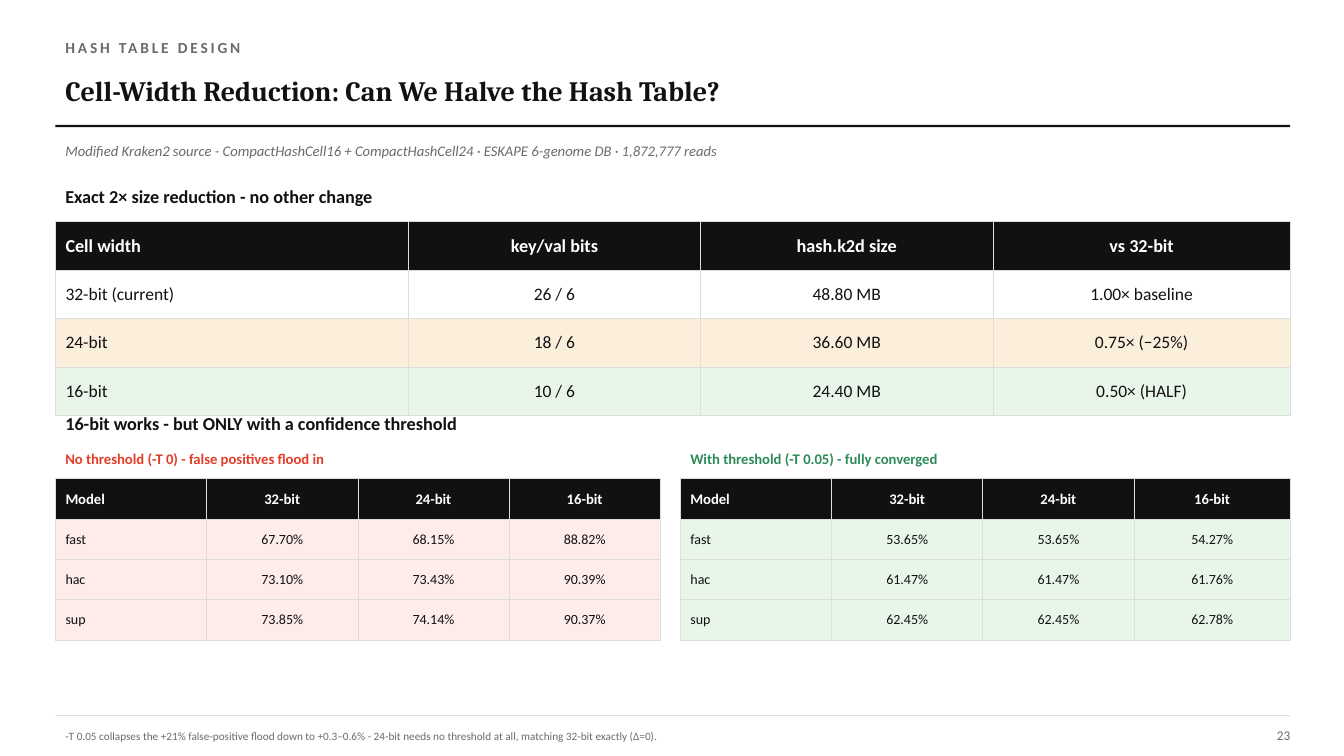
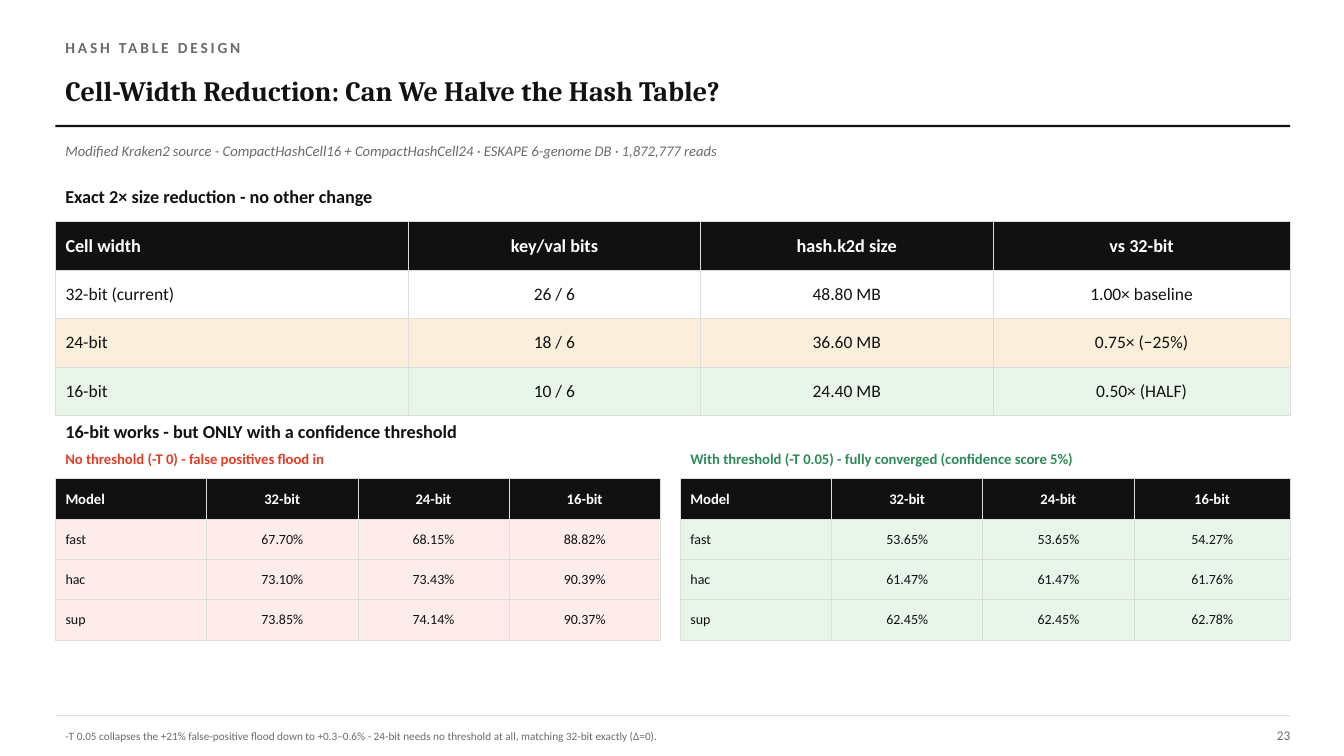
Before and after one commit to KathpaliaChirag/Nanopore-project, a slide deck: slide 24 of dorado-kraken-research/presentations/june.pptx. Drawn at 1344x756 pixels with LibreOffice and Linux fonts; fonts in the diff are those of the drawing. Boxes give left, top, right and bottom in pixels: in the first picture for what was removed or moved away, otherwise in the second. Text is boxed around its words. In the diff, an @@ line names an element or a change of style, - is before the commit and + after.

```diff
--- a/dorado-kraken-research/presentations/june.pptx
+++ b/dorado-kraken-research/presentations/june.pptx
@@ text "16-bit works - but ONLY ..." moved from (x1=65, y1=417, x2=456, y2=430) to (x1=65, y1=425, x2=456, y2=438) @@
@@ text at (x1=690, y1=453, x2=1073, y2=467): text changed @@
-With threshold (-T 0.05) - fully converged
+With threshold (-T 0.05) - fully converged (confidence score 5%)
```
Also in this commit, not shown: 13 other slides changed, 6 other files.
